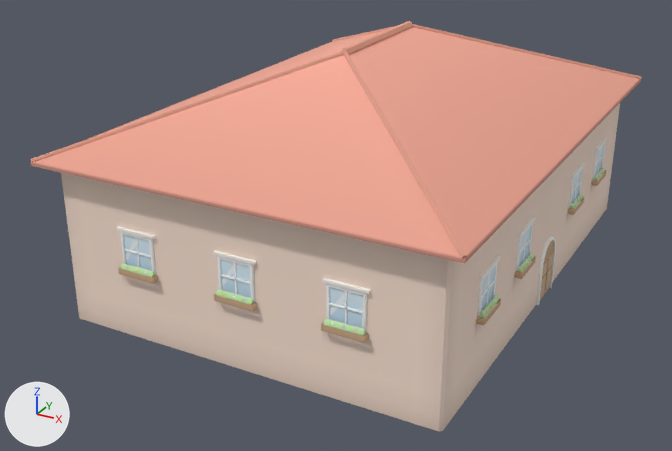
One commit to the glTF model assets/pss_shell.glb: the scene before it, then after it.
Rendered twice from a camera (50 mm lens) standing at (15.6, -31.8, 16.9) and looking at (-0.9, -1.8, 1.9). The lights are fixed; the arrows at lower left show +X, +Y and +Z. The older version comes first. Vertices at exactly the same position are counted once.

In view in the first picture: 'pss_body', 'pss_roof'.
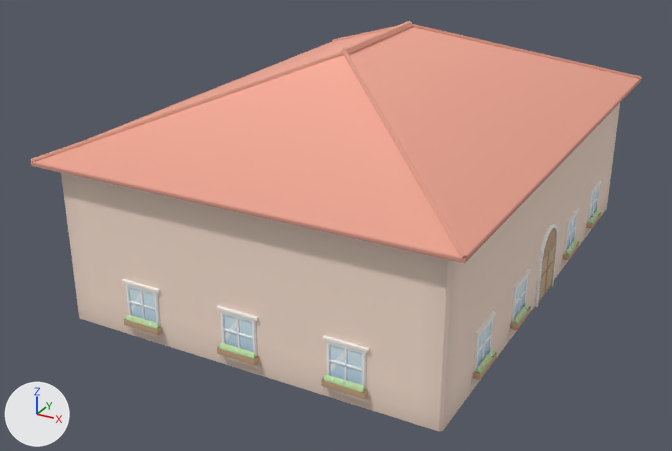
Boxes (x1, y1, x2, y2) around the edits, measured in the pictures (672 x 451 px; the box of a moved part takes in the faces that stretch with it):
part 1 of me_pss_body, moved or reshaped: before (477, 263, 497, 318); after (474, 319, 493, 373)
part 2 of me_pss_body, moved or reshaped: before (482, 277, 488, 300); after (478, 332, 484, 356)
part 3 of me_pss_body, moved or reshaped: before (486, 272, 490, 306); after (482, 329, 486, 360)
part 4 of me_pss_body, moved or reshaped: before (482, 281, 495, 297); after (478, 336, 491, 353)
part 5 of me_pss_body, moved or reshaped: before (479, 256, 500, 279); after (475, 311, 496, 336)
part 6 of me_pss_body, moved or reshaped: before (476, 299, 501, 325); after (472, 352, 497, 380)
part 7 of me_pss_body, moved or reshaped: before (479, 295, 499, 318); after (475, 348, 495, 373)
part 8 of me_pss_body, moved or reshaped: before (474, 307, 494, 340); after (471, 361, 490, 391)
part 9 of me_pss_body, moved or reshaped: before (515, 223, 533, 272); after (511, 275, 528, 323)
part 10 of me_pss_body, moved or reshaped: before (523, 231, 527, 262); after (518, 284, 522, 313)
part 11 of me_pss_body, moved or reshaped: before (520, 240, 531, 253); after (516, 291, 526, 304)
part 12 of me_pss_body, moved or reshaped: before (518, 217, 536, 236); after (513, 268, 531, 289)
part 13 of me_pss_body, moved or reshaped: before (514, 256, 536, 279); after (510, 306, 531, 330)
part 14 of me_pss_body, moved or reshaped: before (517, 253, 534, 272); after (512, 303, 530, 324)
part 15 of me_pss_body, moved or reshaped: before (512, 264, 529, 293); after (508, 316, 524, 341)
part 16 of me_pss_body, moved or reshaped: before (116, 226, 371, 355); after (122, 279, 370, 409)
part 17 of me_pss_body, moved or reshaped: before (536, 137, 607, 305); after (535, 180, 602, 307)

Edits to the bpy script that builds the scene:
```text
Change me_pss_body:
    where me_pss_body.from_pydata(...)  # 1379 vertices, 1457 faces; spans x -7.5..7.5, y -10.3..10.3, z 0.0..6.2
    used by ob_pss_body; location = (0.0, 0.0, 0.0)
    me_pss_body part 1: the loose piece of 20 vertices spanning x 7.2..7.3, y -7.5..-6.1, z 2.7..4.1 is moved by (0.0, 0.0, -2.0)
    me_pss_body part 2: the loose piece of 4 vertices spanning x 7.3, y -7.3..-6.6, z 3.0..4.0 is moved by (0.0, 0.0, -2.0)
    me_pss_body part 3: the loose piece of 8 vertices spanning x 7.3, y -6.8, z 2.8..4.0 is moved by (0.0, 0.0, -2.0)
    me_pss_body part 4: the loose piece of 8 vertices spanning x 7.3, y -7.4..-6.2, z 3.4 is moved by (0.0, 0.0, -2.0)
    me_pss_body part 5: the loose piece of 8 vertices spanning x 7.2..7.4, y -7.6..-6.0, z 4.1..4.2 is moved by (0.0, 0.0, -2.0)
    me_pss_body part 6: the loose piece of 8 vertices spanning x 7.2..7.5, y -7.6..-6.1, z 2.5..2.7 is moved by (0.0, 0.0, -2.0)
    me_pss_body part 7: the loose piece of 6 vertices spanning x 7.3..7.5, y -7.5..-6.1, z 2.7..2.9 is moved by (0.0, 0.0, -2.0)
    me_pss_body part 8: the loose piece of 4 vertices spanning x 7.3, y -7.7..-5.9, z 2.0..2.5 is moved by (0.0, 0.0, -2.0)
    me_pss_body part 9: the loose piece of 20 vertices spanning x 7.2..7.3, y -3.9..-2.5, z 2.7..4.1 is moved by (0.0, 0.0, -2.0)
    me_pss_body part 10: the loose piece of 8 vertices spanning x 7.3, y -3.2, z 2.8..4.0 is moved by (0.0, 0.0, -2.0)
    me_pss_body part 11: the loose piece of 8 vertices spanning x 7.3, y -3.8..-2.6, z 3.4 is moved by (0.0, 0.0, -2.0)
    me_pss_body part 12: the loose piece of 8 vertices spanning x 7.2..7.4, y -4.0..-2.4, z 4.1..4.2 is moved by (0.0, 0.0, -2.0)
    me_pss_body part 13: the loose piece of 8 vertices spanning x 7.2..7.5, y -4.0..-2.5, z 2.5..2.7 is moved by (0.0, 0.0, -2.0)
    me_pss_body part 14: the loose piece of 6 vertices spanning x 7.3..7.5, y -3.9..-2.5, z 2.7..2.9 is moved by (0.0, 0.0, -2.0)
    me_pss_body part 15: the loose piece of 4 vertices spanning x 7.3, y -4.1..-2.3, z 2.0..2.5 is moved by (0.0, 0.0, -2.0)
    me_pss_body part 16: all 255 vertices in x -4.8..4.8, y -10.3..-10.0, z 2.0..4.2 are moved by (0.0, 0.0, -2.0)
    me_pss_body part 17: 249 of 1379 vertices moved; they spanned x 7.2..7.5, y -0.9..7.7, z 0.0..4.2 and now span x 7.2..7.5, y -1.0..7.7, z 0.0..2.9; mean shift (0.0, 0.0, -1.3); largest move (7.4, 2.4, 4.1) -> (7.4, 2.4, 2.1)
```
